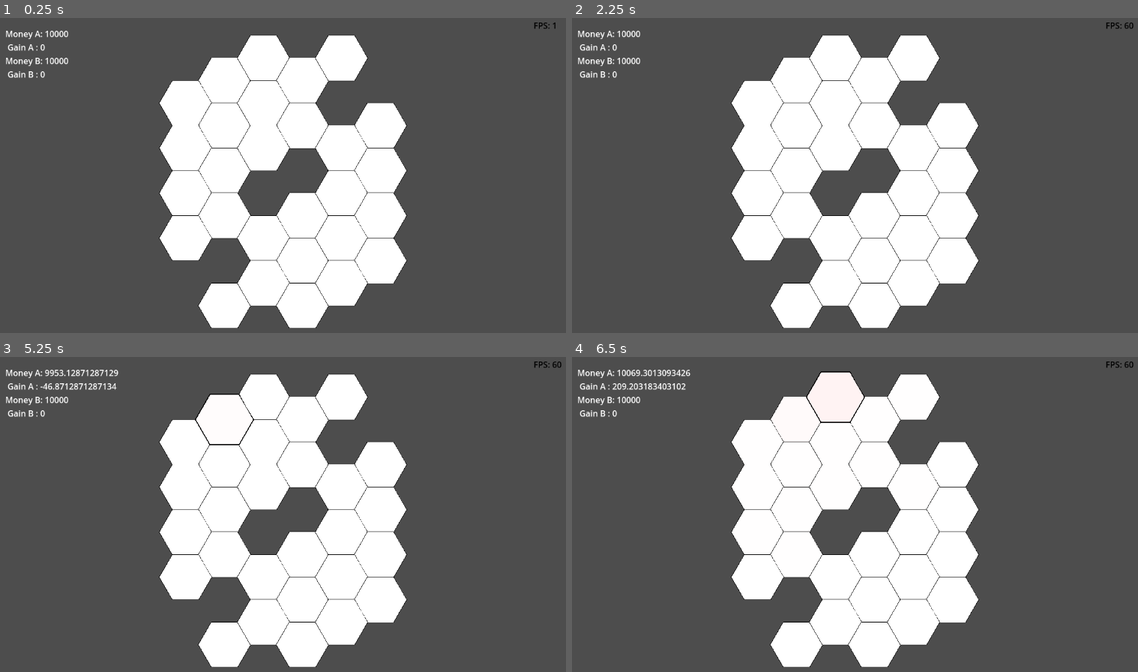
Above: before the commit, frames 1-4 (two rows, left to right).
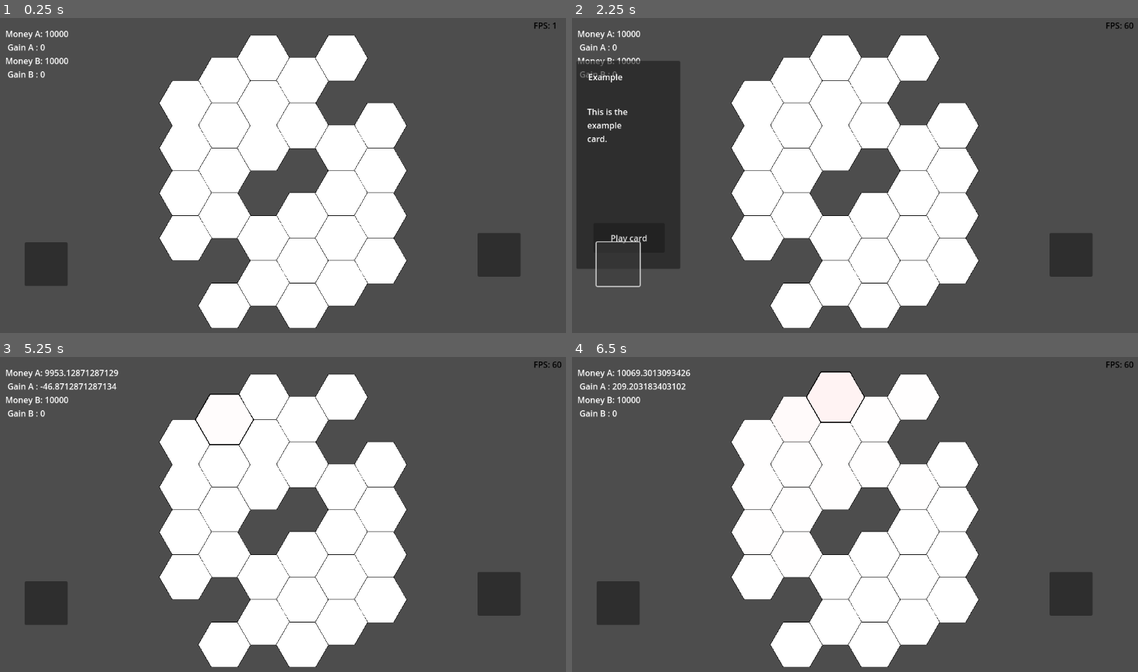
Above: after the commit, the same moments.

Repository: Master-MSE/PA-Puff
Game: Godot game, scene res://GAME/Scenes/Main/main.tscn
Same seed, same stepped clock (60 frames per second), same inputs: the game is played once before the commit and once after it.
Inputs (mouse positions are in pixels of both pictures, inside the frame that each line leads up to):
- Up to frame 1 (0.25 s): no input
- Up to frame 2 (2.25 s): click (617, 263) at 0.52 s; click (628, 238) at 1.25 s, where only the run after the commit has a clickable "Play card"; click (617, 263) at 2.02 s
- Up to frame 3 (5.25 s): click (56, 577) at 2.75 s, where only the run after the commit has a clickable "Play card"; click (45, 602) at 3.52 s; click (56, 577) at 4.25 s, where only the run after the commit has a clickable "Play card"; tap Enter at 5 s; move the mouse to (226, 420) at 5.02 s; click (226, 420) at 5.17 s
- Up to frame 4 (6.5 s): move the mouse to (838, 397) at 5.77 s; click (838, 397) at 5.92 s

The runs differ from the first frame. In frame 1, 2.1% of the frame differs, in the area x 4-92%, y 68-85%; in frame 2, 13%, in the area x 0-92%, y 13-86%; in frame 3, 2.1%; in frame 4, 2.1%.

Commit message:
feat: player hand for cards and UI. UI is extremely bad still tho

Diff:
--- /dev/null
+++ b/pa-puff-game/GAME/Scenes/Cards/Card.tscn
@@ -0,0 +1,52 @@
+[gd_scene load_steps=3 format=3 uid="uid://bwdxm4m3ducd4"]
+
+[ext_resource type="Script" path="res://GAME/Scripts/Gameplay/Cards/card_scene.gd" id="1_tx770"]
+[ext_resource type="Resource" uid="uid://dkvmu2busn4nx" path="res://GAME/Ressources/Game Data/Cards/Example.tres" id="2_ldymr"]
+
+[node name="Card" type="Control"]
+custom_minimum_size = Vector2(200, 400)
+layout_mode = 3
+anchors_preset = 0
+mouse_filter = 1
+mouse_default_cursor_shape = 2
+script = ExtResource("1_tx770")
+card_data = ExtResource("2_ldymr")
+
+[node name="Panel" type="Panel" parent="."]
+layout_mode = 1
+anchors_preset = 15
+anchor_right = 1.0
+anchor_bottom = 1.0
+grow_horizontal = 2
+grow_vertical = 2
+mouse_filter = 1
+mouse_default_cursor_shape = 2
+
+[node name="Title" type="Label" parent="Panel"]
+unique_name_in_owner = true
+layout_mode = 0
+offset_left = 23.0
+offset_top = 19.0
+offset_right = 77.0
+offset_bottom = 42.0
+text = "Hello :)"
+
+[node name="Description" type="Label" parent="Panel"]
+unique_name_in_owner = true
+layout_mode = 0
+offset_left = 21.0
+offset_top = 86.0
+offset_right = 110.0
+offset_bottom = 109.0
+text = "Description"
+autowrap_mode = 2
+
+[node name="Button" type="Button" parent="Panel"]
+layout_mode = 0
+offset_left = 33.0
+offset_top = 312.0
+offset_right = 170.0
+offset_bottom = 369.0
+text = "Play card"
+
+[connection signal="pressed" from="Panel/Button" to="." method="_on_button_pressed"]
--- a/pa-puff-game/GAME/Scenes/Cards/Example.tscn
+++ /dev/null
@@ -1,33 +0,0 @@
-[gd_scene load_steps=3 format=3 uid="uid://bwdxm4m3ducd4"]
-
-[ext_resource type="Script" path="res://GAME/Scripts/Gameplay/Cards/example.gd" id="1_2x1jo"]
-[ext_resource type="Resource" uid="uid://dkvmu2busn4nx" path="res://GAME/Ressources/Game Data/Cards/Example.tres" id="2_04br8"]
-
-[node name="Example" type="Node2D"]
-script = ExtResource("1_2x1jo")
-card_data = ExtResource("2_04br8")
-
-[node name="Title" type="Label" parent="."]
-unique_name_in_owner = true
-offset_left = 49.0
-offset_top = 54.0
-offset_right = 103.0
-offset_bottom = 77.0
-text = "Hello :)"
-
-[node name="Description" type="Label" parent="."]
-unique_name_in_owner = true
-offset_left = 45.0
-offset_top = 125.0
-offset_right = 134.0
-offset_bottom = 148.0
-text = "Description"
-
-[node name="Button" type="Button" parent="."]
-offset_left = 38.0
-offset_top = 218.0
-offset_right = 175.0
-offset_bottom = 275.0
-text = "Play card"
-
-[connection signal="pressed" from="Button" to="." method="_on_button_pressed"]
--- /dev/null
+++ b/pa-puff-game/GAME/Scenes/Cards/Hand.tscn
@@ -0,0 +1,23 @@
+[gd_scene load_steps=3 format=3 uid="uid://7f0g3kybiqqs"]
+
+[ext_resource type="Script" path="res://GAME/Scripts/Gameplay/Cards/hand.gd" id="1_d3vnd"]
+[ext_resource type="PackedScene" uid="uid://bwdxm4m3ducd4" path="res://GAME/Scenes/Cards/Card.tscn" id="2_s813s"]
+
+[node name="Hand" type="Panel"]
+script = ExtResource("1_d3vnd")
+card_scene = ExtResource("2_s813s")
+
+[node name="CardsBox" type="HBoxContainer" parent="."]
+layout_mode = 0
+offset_right = 40.0
+offset_bottom = 40.0
+alignment = 1
+
+[node name="Button" type="Button" parent="."]
+layout_mode = 0
+offset_left = 39.0
+offset_top = 349.0
+offset_right = 122.0
+offset_bottom = 433.0
+
+[connection signal="pressed" from="Button" to="." method="_on_button_pressed"]
--- a/pa-puff-game/GAME/Scenes/Main/main.tscn
+++ b/pa-puff-game/GAME/Scenes/Main/main.tscn
@@ -1,7 +1,8 @@
-[gd_scene load_steps=5 format=3 uid="uid://bqn04lelfcapw"]
+[gd_scene load_steps=6 format=3 uid="uid://bqn04lelfcapw"]
 
 [ext_resource type="Script" path="res://GAME/Scripts/Gameplay/main/main.gd" id="1_40uvt"]
 [ext_resource type="PackedScene" uid="uid://c51qevheo5fcu" path="res://GAME/Scenes/Map/board.tscn" id="2_40uvt"]
+[ext_resource type="PackedScene" uid="uid://7f0g3kybiqqs" path="res://GAME/Scenes/Cards/Hand.tscn" id="2_giqo0"]
 [ext_resource type="Script" path="res://GAME/Scripts/Utility/fps.gd" id="3_adpu7"]
 [ext_resource type="PackedScene" uid="uid://dtyf63w0ot123" path="res://GAME/Scenes/Multiplayer/player.tscn" id="4_g718x"]
 
@@ -21,5 +22,21 @@
 script = ExtResource("3_adpu7")
 
 [node name="Player1" parent="." instance=ExtResource("4_g718x")]
+playername = "Player 1"
 
 [node name="Player2" parent="." instance=ExtResource("4_g718x")]
+playername = "Player 2"
+
+[node name="HandPlayer1" parent="." node_paths=PackedStringArray("player") instance=ExtResource("2_giqo0")]
+offset_left = -536.0
+offset_top = -211.0
+offset_right = -536.0
+offset_bottom = -211.0
+player = NodePath("../Player1")
+
+[node name="HandPlayer2" parent="." node_paths=PackedStringArray("player") instance=ExtResource("2_giqo0")]
+offset_left = 335.0
+offset_top = -229.0
+offset_right = 335.0
+offset_bottom = -229.0
+player = NodePath("../Player2")
--- a/pa-puff-game/GAME/Scripts/Gameplay/Cards/card_base.gd
+++ b/pa-puff-game/GAME/Scripts/Gameplay/Cards/card_base.gd
@@ -4,5 +4,5 @@
 @export var title : String = ""
 @export var description : String = ""
 
-func execute() -> void:
+func execute(player: Player) -> void:
 	pass
--- a/pa-puff-game/GAME/Scripts/Gameplay/Cards/card_example.gd
+++ b/pa-puff-game/GAME/Scripts/Gameplay/Cards/card_example.gd
@@ -1,5 +1,5 @@
 extends CardBase
 class_name CardExample
 
-func execute() -> void:
-	print("Card example played")
+func execute(player: Player) -> void:
+	print("Card example played by " + player.playername)
--- /dev/null
+++ b/pa-puff-game/GAME/Scripts/Gameplay/Cards/card_manager.gd
@@ -0,0 +1,39 @@
+extends Node
+
+var card_list: Array[CardBase] = []
+
+# Set this to your cards folder
+@export_dir var cards_folder: String = "res://GAME/Ressources/Game Data/Cards/"
+
+func _ready():
+	load_cards()
+
+func load_cards():
+	card_list.clear()
+
+	var dir = DirAccess.open(cards_folder)
+	if dir == null:
+		push_error("Cannot open cards folder: " + cards_folder)
+		return
+
+	dir.list_dir_begin()
+	var file_name = dir.get_next()
+
+	while file_name != "":
+		if file_name.ends_with(".tres"):
+			var file_path = cards_folder.path_join(file_name)
+			var card_data = load(file_path)
+			if card_data is CardBase:
+				card_list.append(card_data)
+			else:
+				push_warning("Skipped non-CardBase file: " + file_name)
+		file_name = dir.get_next()
+
+	dir.list_dir_end()
+	print("Loaded %d card(s)." % card_list.size())
+
+func get_card() -> CardBase:
+	if card_list.is_empty():
+		push_warning("Card list is empty.")
+		return null
+	return card_list[randi() % card_list.size()]
--- /dev/null
+++ b/pa-puff-game/GAME/Scripts/Gameplay/Cards/card_scene.gd
@@ -0,0 +1,19 @@
+extends Control
+
+signal card_clicked(card_data)
+
+@export var card_data: CardBase
+@onready var name_label = $Panel/Title
+@onready var description_label = $Panel/Description
+var player_owner: Player
+
+func setup(data: CardBase, player: Player) -> void:
+	card_data = data
+	player_owner = player
+	%Title.text = data.title
+	%Description.text = data.description
+
+func _on_button_pressed() -> void:
+	card_data.execute(player_owner)
+	player_owner.cards_in_hand.erase(card_data)
+	$".".queue_free()
--- a/pa-puff-game/GAME/Scripts/Gameplay/Cards/example.gd
+++ /dev/null
@@ -1,15 +0,0 @@
-extends Node2D
-
-@export var card_data: CardBase
-
-# Called when the node enters the scene tree for the first time.
-func _ready() -> void:
-	%Title.text = card_data.title
-	%Description.text = card_data.description
-
-# Called every frame. 'delta' is the elapsed time since the previous frame.
-func _process(delta: float) -> void:
-	pass
-
-func _on_button_pressed() -> void:
-	card_data.execute()
--- /dev/null
+++ b/pa-puff-game/GAME/Scripts/Gameplay/Cards/hand.gd
@@ -0,0 +1,26 @@
+extends Panel
+
+@export var card_scene: PackedScene
+@export var player: Player
+
+# Called when the node enters the scene tree for the first time.
+func _ready() -> void:
+	pass
+
+func draw_hand():
+	clear_hand()  # Clear the current cards displayed
+	for card_data in player.get_hand():
+		add_card(card_data)
+
+func add_card(card_data: CardBase):
+	var card_instance = card_scene.instantiate()
+	card_instance.setup(card_data, player)  # Setup with the card data
+	$CardsBox.add_child(card_instance)
+
+func clear_hand():
+	for card_node in $CardsBox.get_children():
+		card_node.queue_free()
+
+func _on_button_pressed() -> void:
+	player.cards_in_hand.append(CardManager.get_card())
+	draw_hand()
--- a/pa-puff-game/GAME/Scripts/Gameplay/Multiplayer/player.gd
+++ b/pa-puff-game/GAME/Scripts/Gameplay/Multiplayer/player.gd
@@ -1,13 +1,16 @@
 extends Node2D
 class_name Player
+
+@export var playername: String
 
 var money=0.0
 var reputation=0.0
 
-
 var price_factor=1.0
 var influence_factor=1.0
 var maintenance_factor = 1.0
+
+var cards_in_hand: Array[CardBase] = []
 
 func _ready():
 	self.money = 10000.0
@@ -26,3 +29,6 @@
 
 func get_maintenance()->float:
 	return self.maintenance_factor*Constants.MAINTENANCE_COST
+
+func get_hand() -> Array[CardBase]:
+	return self.cards_in_hand
--- a/pa-puff-game/GAME/Scripts/Gameplay/map/board.gd
+++ b/pa-puff-game/GAME/Scripts/Gameplay/map/board.gd
@@ -3,6 +3,8 @@
 @onready var money  : Label = $Money
 
 const HEX_SCENE = preload("res://GAME/Scenes/Map/hexagon.tscn")
+const card_scene = preload("res://GAME/Scenes/Cards/Card.tscn")
+
 const HEX_SIZE = 50
 
 
@@ -78,6 +80,7 @@
 	update_infuence()
 	calcul_money()
 	show_money()
+
 func update_infuence()-> void:
 	for i in TAB_CONECTION:
 		var inf_a = 0
@@ -126,6 +129,7 @@
 	self.player1=player1
 	self.player2=player2
 
+
 func calcul_money()->void:
 
 	for hexagon in array_hex:
--- a/pa-puff-game/project.godot
+++ b/pa-puff-game/project.godot
@@ -18,6 +18,7 @@
 [autoload]
 
 Constants="*res://GAME/Scripts/Utility/constants.gd"
+CardManager="*res://GAME/Scripts/Gameplay/Cards/card_manager.gd"
 
 [file_customization]
 
Binary file added: pa-puff-game/GAME/Assets/Sprites/map.png
Not shown, added: pa-puff-game/GAME/Assets/Sprites/map.png.import
